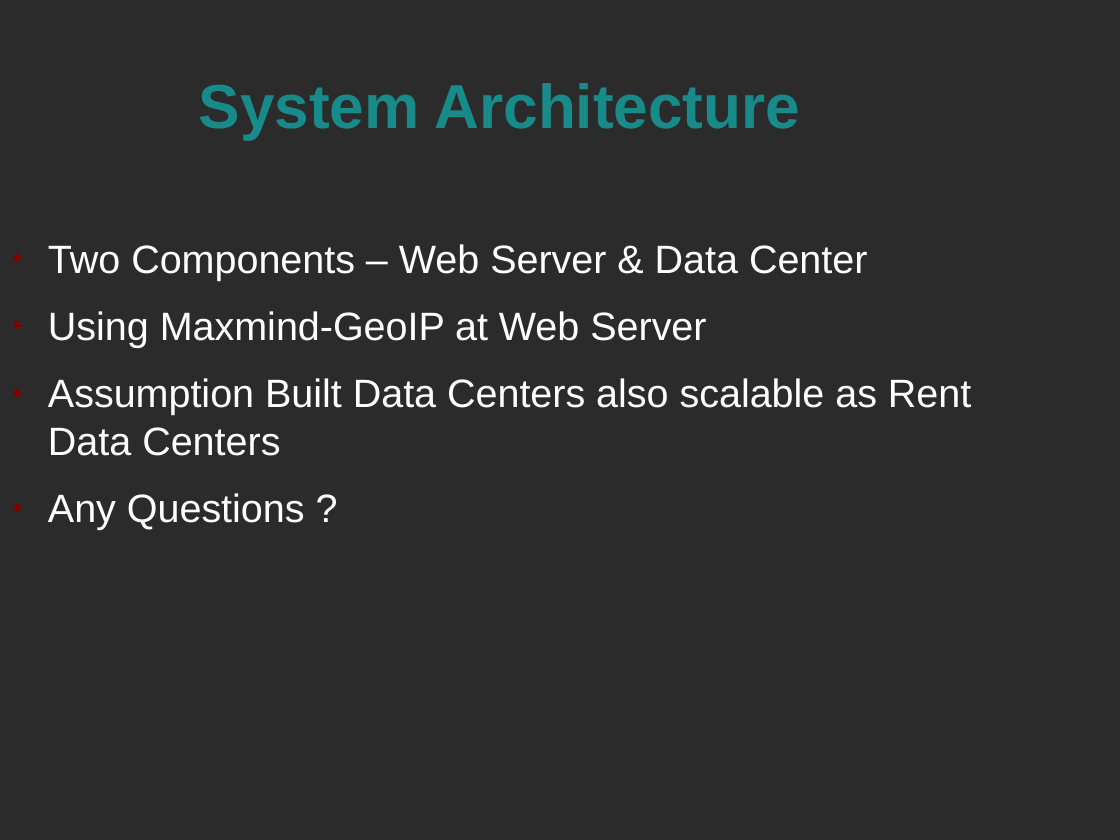
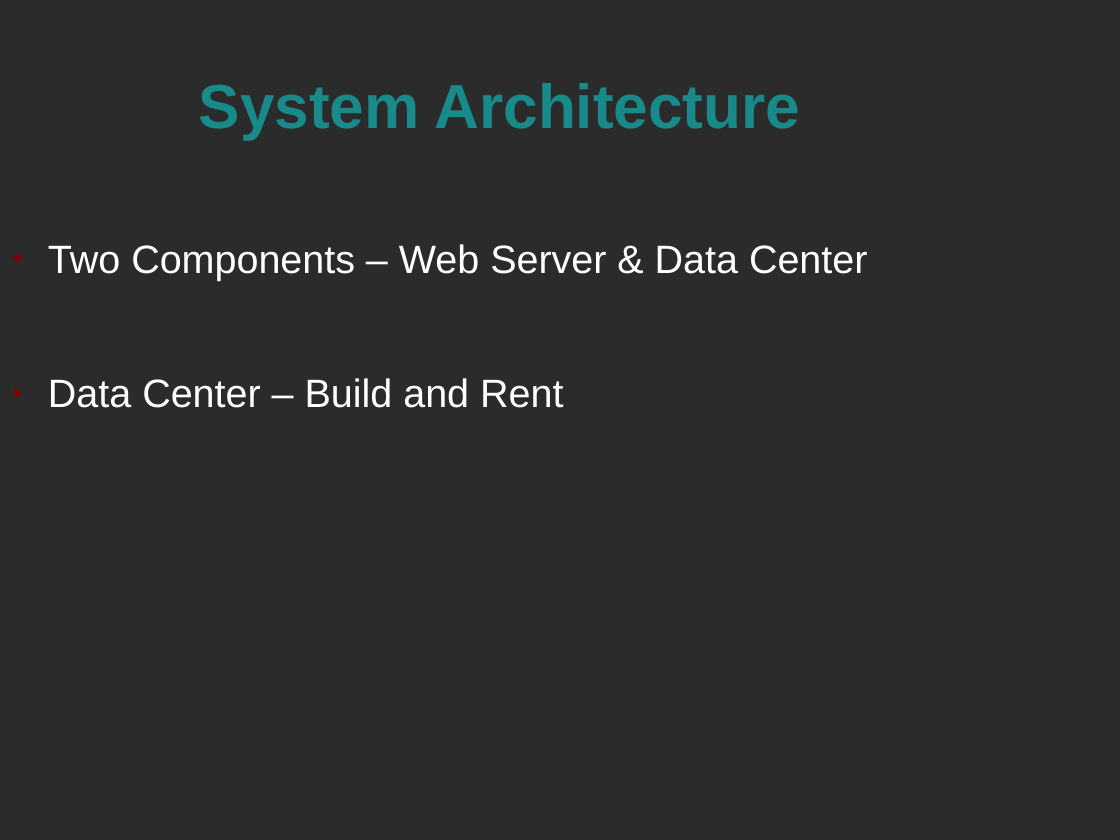
Before and after one commit to kunallillaney/adv-dist-streaming-service, a slide deck: slide 9 of website/Presentation.odp (slide 5 before the commit). Drawn at 1120x840 pixels with LibreOffice and Linux fonts; fonts in the diff are those of the drawing; background and template pictures are left out; a plain dark background stands for a picture behind light text. Boxes give left, top, right and bottom in pixels: in the first picture for what was removed or moved away, otherwise in the second. Text is boxed around its words. In the diff, an @@ line names an element or a change of style, - is before the commit and + after.

```diff
--- a/website/Presentation.odp
+++ b/website/Presentation.odp
@@ text at <box>48,378,563,408</box>: text changed @@
-● Using Maxmind-GeoIP at Web Server
-● Assumption Built Data Centers also scalable as Rent Data Centers
-● Any Questions ?
+● Data Center – Build and Rent
```
Also in this commit, not shown: 6 other slides changed, 17 slides added, 1 slide removed, 1 other file.
